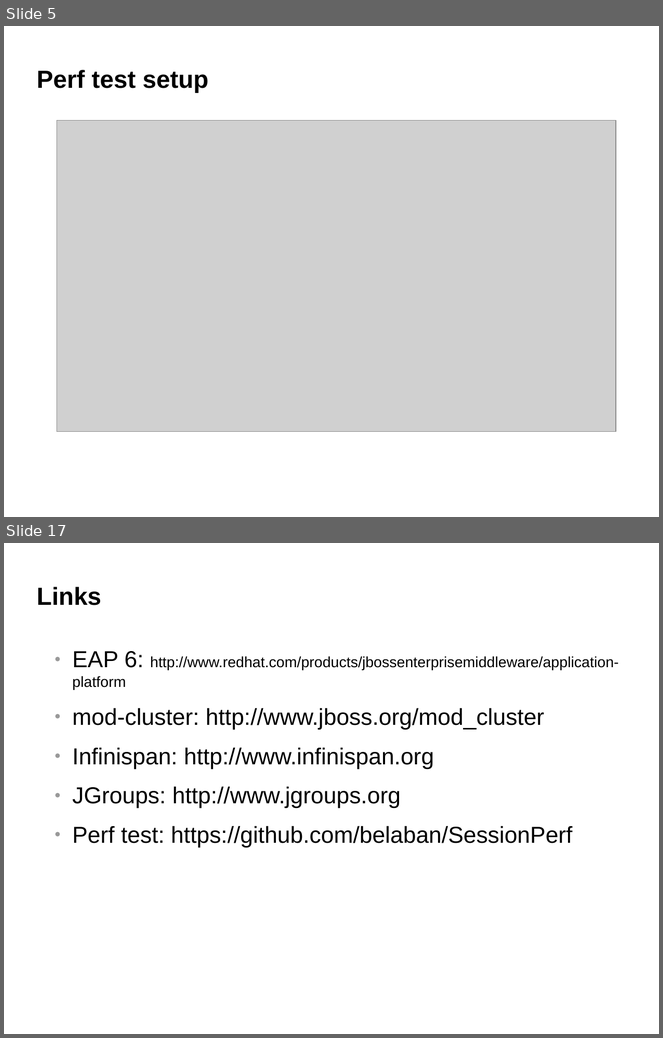
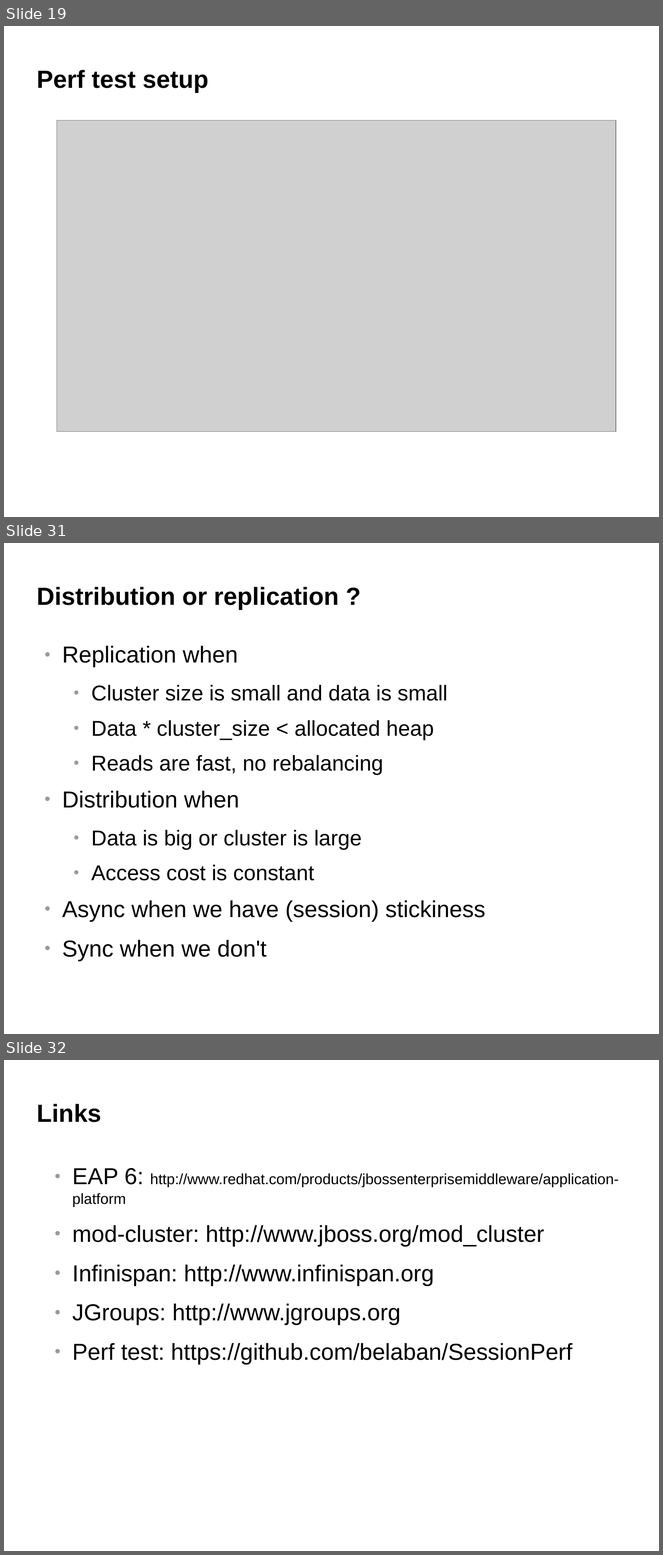
Before and after one commit to belaban/SessionPerf, a slide deck: docs/jbw2012.odp. Shown one above the other, each under a label of ours: slides 5 and 17 before the commit, slides 19, 31 and 32 after it; the slides between them are not shown. The pictures are 663x1038 and 663x1555 pixels, drawn with LibreOffice and Linux fonts; fonts in the diff are those of the drawing; grey boxes stand for pictures; background and template pictures are left out. Boxes give left, top, right and bottom in pixels: in the first picture for what was removed or moved away, otherwise in the second. Text is boxed around its words. In the diff, an @@ line names an element or a change of style, - is before the commit and + after.

```diff
--- a/docs/jbw2012.odp
+++ b/docs/jbw2012.odp
@@ slide 31 added at (x1=4, y1=543, x2=659, y2=1034), background #FFFFFF @@
@@ title added at (x1=37, y1=587, x2=339, y2=610), 30 pt, text #000000, bold @@
+Distribution or replication ?
@@ text added at (x1=62, y1=645, x2=486, y2=962), 26 pt, text #000000 @@
+● Replication when
+  ● Cluster size is small and data is small
+  ● Data * cluster_size < allocated heap
+  ● Reads are fast, no rebalancing
+● Distribution when
+  ● Data is big or cluster is large
+  ● Access cost is constant
+● Async when we have (session) stickiness
+● Sync when we don't
@@ what was slide 5 is now slide 19 @@
@@ what was slide 17 is now slide 32 @@
```
Also in this commit, not shown: 15 other slides added, 1 slide removed.
